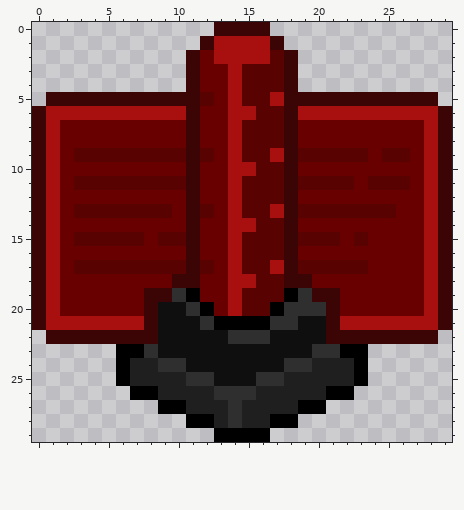
One commit to this pixel-art sprite: items/icons/hellfire_trophy_icon.png. Above: the version before the commit.
The file is 30x30 pixels. Colours within 5 levels of each other are drawn and written as one.
New version:
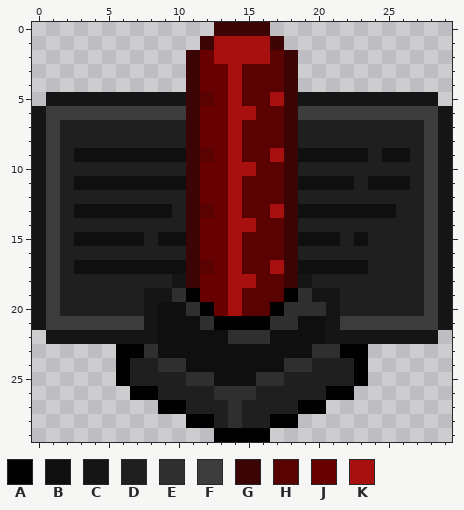
Palette (. is transparent): A #000000  B #0f0f0f  C #151515  D #1f1f1f  E #2f2f2f  F #3c3c3c  G #3b0505  H #590202  J #690000  K #a80f0f
The edit:
{"y":5,"x":1,"old":"GGGGGGGGGG","new":"CCCCCCCCCC"}
{"y":5,"x":19,"old":"GGGGGGGGGG","new":"CCCCCCCCCC"}
{"y":6,"x":0,"old":"GKKKKKKKKKK","new":"CFFFFFFFFFF"}
{"y":6,"x":19,"old":"KKKKKKKKKKG","new":"FFFFFFFFFFC"}
{"y":7,"x":0,"old":"GKJJJJJJJJJ","new":"CFDDDDDDDDD"}
{"y":7,"x":19,"old":"JJJJJJJJJKG","new":"DDDDDDDDDFC"}
{"y":8,"x":0,"old":"GKJJJJJJJJJ","new":"CFDDDDDDDDD"}
{"y":8,"x":19,"old":"JJJJJJJJJKG","new":"DDDDDDDDDFC"}
{"y":9,"x":0,"old":"GKJHHHHHHHH","new":"CFDBBBBBBBB"}
{"y":9,"x":19,"old":"HHHHHJHHJKG","new":"BBBBBDBBDFC"}
{"y":10,"x":0,"old":"GKJJJJJJJJJ","new":"CFDDDDDDDDD"}
{"y":10,"x":19,"old":"JJJJJJJJJKG","new":"DDDDDDDDDFC"}
{"y":11,"x":0,"old":"GKJHHHHHHHH","new":"CFDBBBBBBBB"}
{"y":11,"x":19,"old":"HHHHJHHHJKG","new":"BBBBDBBBDFC"}
{"y":12,"x":0,"old":"GKJJJJJJJJJ","new":"CFDDDDDDDDD"}
{"y":12,"x":19,"old":"JJJJJJJJJKG","new":"DDDDDDDDDFC"}
{"y":13,"x":0,"old":"GKJHHHHHHHJ","new":"CFDBBBBBBBD"}
{"y":13,"x":19,"old":"HHHHHHHJJKG","new":"BBBBBBBDDFC"}
{"y":14,"x":0,"old":"GKJJJJJJJJJ","new":"CFDDDDDDDDD"}
{"y":14,"x":19,"old":"JJJJJJJJJKG","new":"DDDDDDDDDFC"}
{"y":15,"x":0,"old":"GKJHHHHHJHH","new":"CFDBBBBBDBB"}
{"y":15,"x":19,"old":"HHHJHJJJJKG","new":"BBBDBDDDDFC"}
{"y":16,"x":0,"old":"GKJJJJJJJJJ","new":"CFDDDDDDDDD"}
{"y":16,"x":19,"old":"JJJJJJJJJKG","new":"DDDDDDDDDFC"}
{"y":17,"x":0,"old":"GKJHHHHHHHH","new":"CFDBBBBBBBB"}
{"y":17,"x":19,"old":"HHHHHJJJJKG","new":"BBBBBDDDDFC"}
{"y":18,"x":0,"old":"GKJJJJJJJJG","new":"CFDDDDDDDDC"}
{"y":18,"x":19,"old":"GJJJJJJJJKG","new":"CDDDDDDDDFC"}
{"y":19,"x":0,"old":"GKJJJJJJGG","new":"CFDDDDDDCC"}
{"y":19,"x":20,"old":"GGJJJJJJKG","new":"CCDDDDDDFC"}
{"y":20,"x":0,"old":"GKJJJJJJG","new":"CFDDDDDDC"}
{"y":20,"x":21,"old":"GJJJJJJKG","new":"CDDDDDDFC"}
{"y":21,"x":0,"old":"GKKKKKKKG","new":"CFFFFFFFC"}
{"y":21,"x":21,"old":"GKKKKKKKG","new":"CFFFFFFFC"}
{"y":22,"x":1,"old":"GGGGGGGG","new":"CCCCCCCC"}
{"y":22,"x":21,"old":"GGGGGGGG","new":"CCCCCCCC"}
